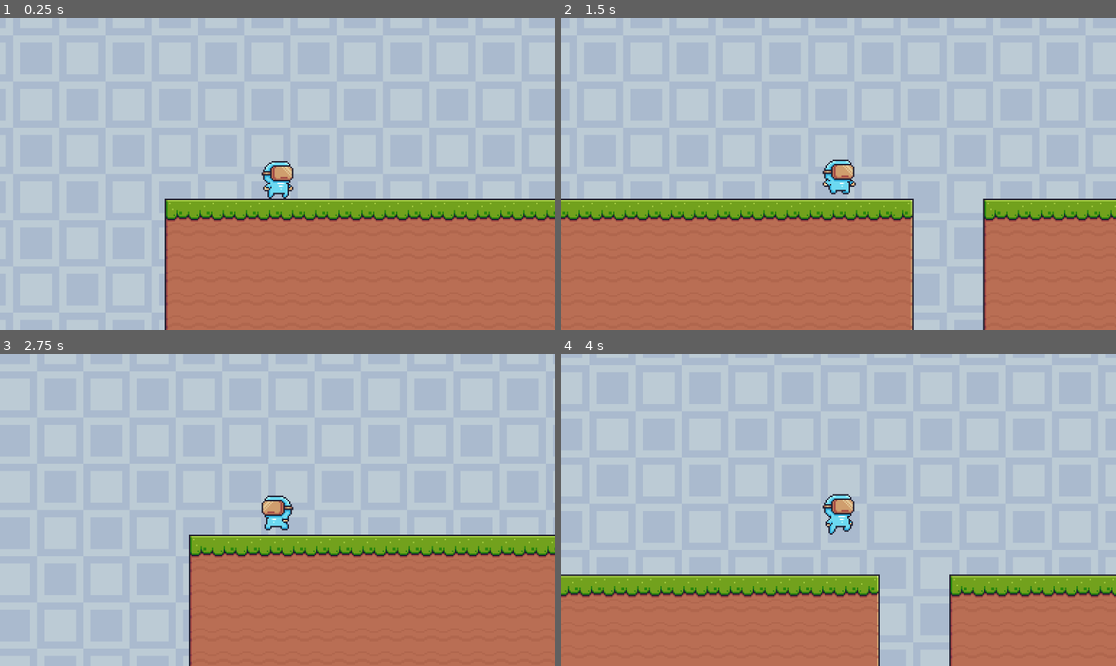
Above: before the commit, frames 1-4 (two rows, left to right).
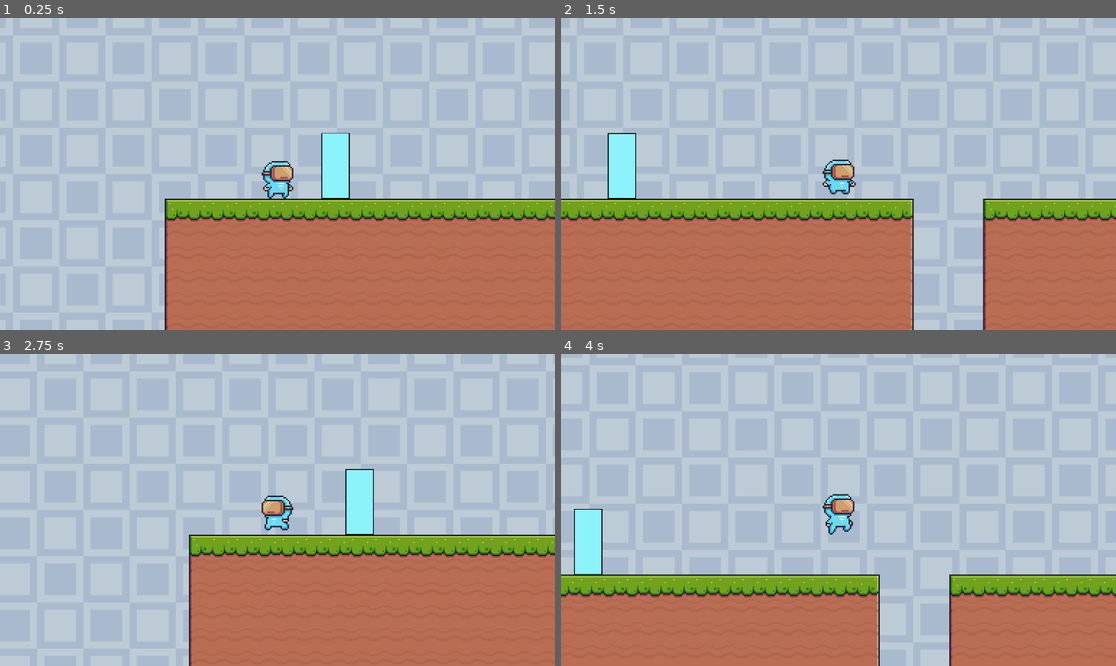
Above: after the commit, the same moments.

Repository: Zarlden/Syncronauts
Game: Godot game, scene res://Level/level_1.tscn
Two runs of this game, one before a commit and one after it. Both use one fixed random seed, a clock stepped at 60 frames per second and the inputs below.
Inputs:
- Up to frame 1 (0.25 s): no input
- Up to frame 2 (1.5 s): hold D (Right) from 0.53 s (still down); tap Space (Jump) at 0.77 s
- Up to frame 3 (2.75 s): tap Space (Jump) at 1.52 s; release D (Right) at 2.03 s; hold A (Left) from 2.03 s (still down)
- Up to frame 4 (4 s): release A (Left) at 2.78 s; hold D (Right) from 2.78 s (still down); tap Space (Jump) at 3.02, 3.77 s

The runs differ from the first frame. In frame 1, 1.1% of the frame differs, in the area x 57-64%, y 36-59%; in frame 2, 1.1%; in frame 3, 1.1%; in frame 4, 1.1%.

Commit message:
completed barrier

Diff:
--- /dev/null
+++ b/BarrierShape.gd
@@ -0,0 +1,8 @@
+extends StaticBody2D
+class_name  Barrier
+
+const colourNode = preload("res://ColourNode.gd")
+const COLOR = colourNode.colourSet.BLUE
+
+func _ready():
+	$CollisionShape2D.set_deferred("disabled", false)
--- /dev/null
+++ b/Interactable_Objects/Barrier/Barrier.gd
@@ -0,0 +1,6 @@
+extends Area2D
+
+func _on_body_entered(body):
+	if body is Player:
+		if Player.COLOR == Barrier.COLOR:
+			$BarrierShape/CollisionShape2D.set_deferred("disabled", true)
--- /dev/null
+++ b/Interactable_Objects/Barrier/Barrier.tscn
@@ -0,0 +1,44 @@
+[gd_scene load_steps=7 format=3 uid="uid://bsiws3mb0k8nt"]
+
+[ext_resource type="Script" path="res://Interactable_Objects/Barrier/Barrier.gd" id="1_al2qm"]
+[ext_resource type="Script" path="res://BarrierShape.gd" id="1_memli"]
+[ext_resource type="Texture2D" uid="uid://hlvq7i7w5444" path="res://Interactable_Objects/Barrier/BlueBarrier.png" id="2_28pb2"]
+
+[sub_resource type="SpriteFrames" id="SpriteFrames_j2j20"]
+animations = [{
+"frames": [{
+"duration": 1.0,
+"texture": ExtResource("2_28pb2")
+}],
+"loop": true,
+"name": &"Blue",
+"speed": 5.0
+}]
+
+[sub_resource type="RectangleShape2D" id="RectangleShape2D_x3g72"]
+size = Vector2(26, 47)
+
+[sub_resource type="RectangleShape2D" id="RectangleShape2D_2ug2b"]
+size = Vector2(47, 47)
+
+[node name="Barrier" type="Area2D"]
+script = ExtResource("1_al2qm")
+
+[node name="BarrierShape" type="StaticBody2D" parent="."]
+script = ExtResource("1_memli")
+
+[node name="AnimatedSprite2D" type="AnimatedSprite2D" parent="BarrierShape"]
+position = Vector2(2, 2)
+scale = Vector2(0.63, 0.53)
+sprite_frames = SubResource("SpriteFrames_j2j20")
+animation = &"Blue"
+
+[node name="CollisionShape2D" type="CollisionShape2D" parent="BarrierShape"]
+position = Vector2(-1, 0.5)
+shape = SubResource("RectangleShape2D_x3g72")
+
+[node name="CollisionShape2D" type="CollisionShape2D" parent="."]
+position = Vector2(-1.5, 0.5)
+shape = SubResource("RectangleShape2D_2ug2b")
+
+[connection signal="body_entered" from="." to="." method="_on_body_entered"]
--- a/Level/FallBoundary.gd
+++ b/Level/FallBoundary.gd
@@ -1,5 +1,4 @@
 extends Area2D
-
 
 # Called when the node enters the scene tree for the first time.
 func _ready():
--- a/Level/level_1.tscn
+++ b/Level/level_1.tscn
@@ -7,6 +7,7 @@
 [ext_resource type="PackedScene" uid="uid://bqtpmqybxghfy" path="res://Interactable_Objects/checkpoint.tscn" id="7_o57h3"]
 [ext_resource type="PackedScene" uid="uid://ch6pmxvx21fnd" path="res://platform/movingPlatform.tscn" id="7_srvaw"]
 [ext_resource type="PackedScene" uid="uid://pouw3u2i4c6d" path="res://Interactable_Objects/goal.tscn" id="8_4cfu4"]
+[ext_resource type="PackedScene" uid="uid://bsiws3mb0k8nt" path="res://Interactable_Objects/Barrier/Barrier.tscn" id="8_wep5m"]
 
 [sub_resource type="TileSetAtlasSource" id="TileSetAtlasSource_vhq63"]
 texture = ExtResource("1_7l7et")
@@ -486,3 +487,6 @@
 
 [node name="Moving Platform" parent="." index="8" instance=ExtResource("7_srvaw")]
 position = Vector2(550.618, 25.0002)
+
+[node name="Barrier" parent="." index="9" instance=ExtResource("8_wep5m")]
+position = Vector2(39, -7)
--- a/Player/PlayerAction.gd
+++ b/Player/PlayerAction.gd
@@ -4,6 +4,8 @@
 
 const SPEED = 200.0
 const JUMP_VELOCITY = -225.0
+const colourNode = preload("res://ColourNode.gd")
+const COLOR = colourNode.colourSet.BLUE
 
 # Get the gravity from the project settings to be synced with RigidBody nodes.
 var gravity = ProjectSettings.get_setting("physics/2d/default_gravity")
Binary file added: Interactable_Objects/Barrier/BlueBarrier.png
Not shown, added: Interactable_Objects/Barrier/BlueBarrier.png.import
Binary file added: Interactable_Objects/Barrier/RedBarrier.png
Not shown, added: Interactable_Objects/Barrier/RedBarrier.png.import
Not shown: 1 places in Level/level_1.tscn that only renumber resources
Not shown, added: Interactable_Objects/.DS_Store
